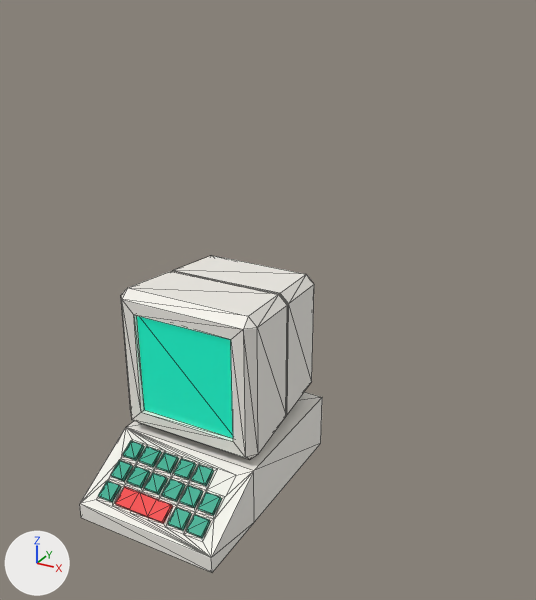
An edit to the glTF model public/3D_models/Alesssandro_3D.glb, drawn before and after from the same camera.
The view is the same before and after, from a 50 mm camera at (2.44, -3.84, 2.61) aimed at (0.26, 0.12, 0.63). Arrows for +X, +Y and +Z are at lower left; the lights stay in place. The picture after the commit comes second. Mesh edges are drawn as thin lines. Where no turn or scale is listed for an object, it has been applied to the vertices.

The scene before the commit, as lines of its bpy script (objects in view):
```python
me_cube_003 = bpy.data.meshes.new('Cube.003')
me_cube_003.from_pydata(...)  # 64 vertices, 122 faces; spans x -0.504..0.504, y -0.508..0.508, z -0.504..0.504
me_cube_003.materials.append(mat_cream)  # white #f4f1ea
me_cube_004 = bpy.data.meshes.new('Cube.004')
me_cube_004.from_pydata(...)  # 168 vertices, 332 faces; spans x -0.51..0.51, y -1.01..0.51, z -0.2..0.2
# faces by material slot: [170, 140, 22]
me_cube_004.materials.append(mat_cream)  # white #f4f1ea
me_cube_004.materials.append(mat_material_002)  # cyan #03a688
me_cube_004.materials.append(mat_material_003)  # red #f22929
me_cube_005 = bpy.data.meshes.new('Cube.005')
me_cube_005.from_pydata([(-0.358, -0.478, -0.358), (-0.358, -0.478, 0.358), (0.358, -0.478, 0.358), (0.358, -0.478, -0.358)], [], [(3, 2, 1), (3, 1, 0)])
me_cube_005.materials.append(mat_material_004)  # cyan #03a688, glowing cyan #03a688
ob_pc_keyboard = bpy.data.objects.new('PC_keyboard', me_cube_004)
ob_pc_keyboard.location = (0.0, 0.0, -0.449)
ob_pc_monitor = bpy.data.objects.new('PC_monitor', me_cube_003)
ob_pc_monitor.location = (0.0, 0.0, 0.28)
ob_pc_screen = bpy.data.objects.new('PC_screen', me_cube_005)
ob_pc_screen.location = (0.0, 0.0, 0.28)
```
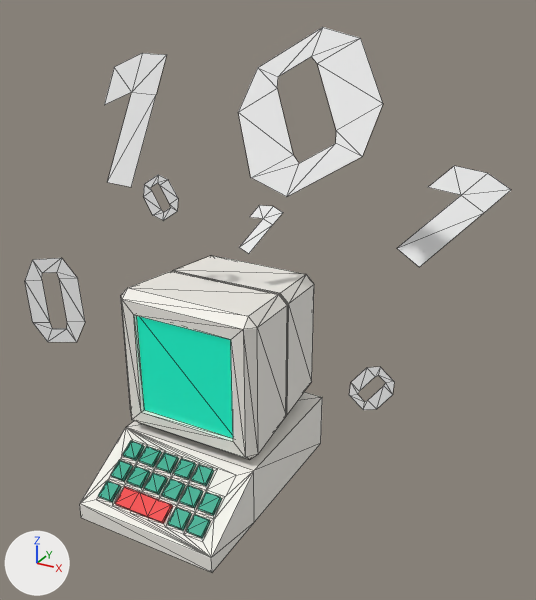
Edits to the scene script, one JSON object a line:
```json
{"op": "add", "block": "me_plane_004", "code": ["me_plane_004 = bpy.data.meshes.new('Plane.004')", "me_plane_004.from_pydata(...)  # 88 vertices, 82 faces; spans x -2.15..0.88, y -0.39..1.41, z -1.82..0.36"]}
{"op": "add", "block": "ob_numbers", "code": ["ob_numbers = bpy.data.objects.new('Numbers', me_plane_004)", "ob_numbers.location = (0.662, -0.212, 1.987)"]}
```

Where the change shows, as pixel boxes [x1, y1, x2, y2] in the pictures (536 x 600 px):
```json
{"object": "Numbers", "change": "added", "after": [25, 27, 511, 410]}
```
